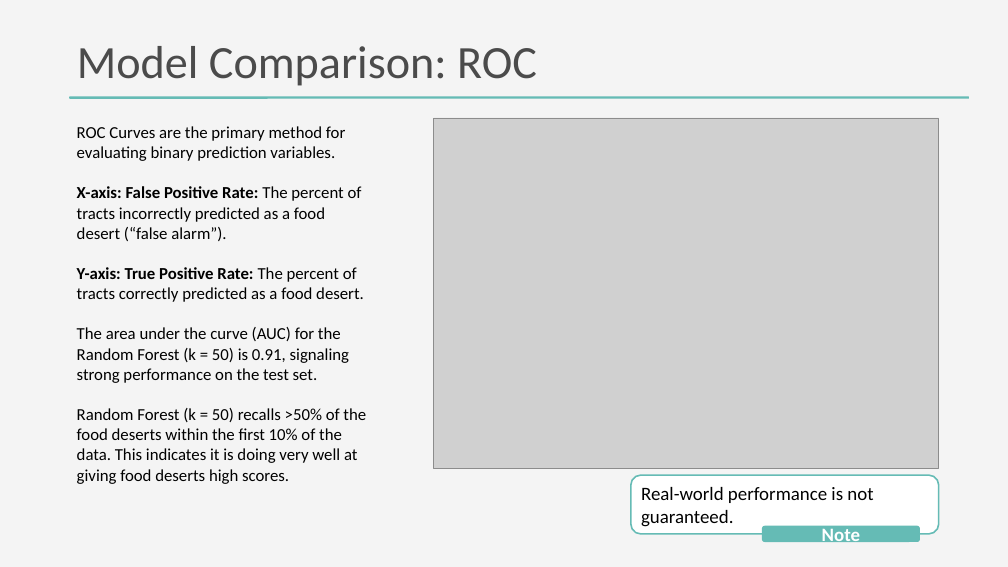
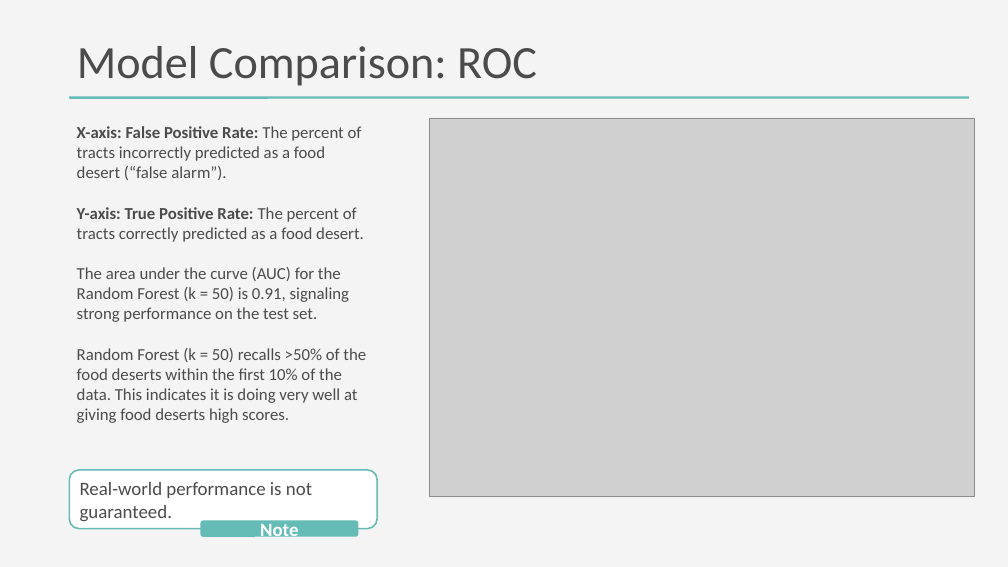
Before and after one commit to DanteHaywood/cfc_ds_screen, a slide deck: slide 16 of doc/2020_11_25_cfc_ds_technical_screen_haywood.pptx (slide 14 before the commit). Drawn at 1008x567 pixels with LibreOffice and Linux fonts; fonts in the diff are those of the drawing; grey boxes stand for pictures. Boxes give left, top, right and bottom in pixels: in the first picture for what was removed or moved away, otherwise in the second. Text is boxed around its words. In the diff, an @@ line names an element or a change of style, - is before the commit and + after.

```diff
--- a/doc/2020_11_25_cfc_ds_technical_screen_haywood.pptx
+++ b/doc/2020_11_25_cfc_ds_technical_screen_haywood.pptx
@@ text "X-axis: False Positive Rate: The ..." at (77, 126, 366, 423): text colour #000000 to #4B4B4B @@
@@ picture: place and size @@
-picture at (434, 118, 939, 468)
+picture at (430, 118, 975, 496)
@@ text at (77, 126, 345, 161): paragraph removed @@
-ROC Curves are the primary method for evaluating binary prediction variables.
@@ rounded rectangle "Real-world performance is not guaranteed." at (70, 470, 377, 529): text colour #000000 to #4B4B4B @@
@@ rounded rectangle "Real-world performance is not guaranteed.": place and size @@
-rounded rectangle "Real-world performance is not guaranteed." at (631, 475, 938, 534)
+rounded rectangle "Real-world performance is not guaranteed." at (70, 470, 377, 529)
@@ rounded rectangle "Note": place and size @@
-rounded rectangle "Note" at (762, 526, 920, 542)
+rounded rectangle "Note" at (200, 520, 358, 537)
```
Also in this commit, not shown: 9 other slides changed, 3 slides added, 1 slide removed, 6 other files.
